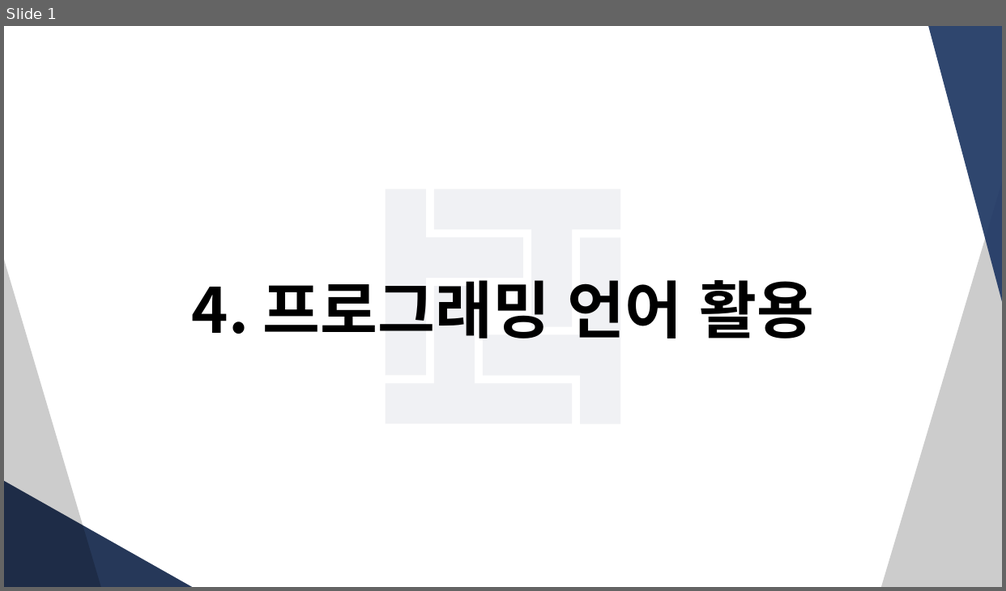
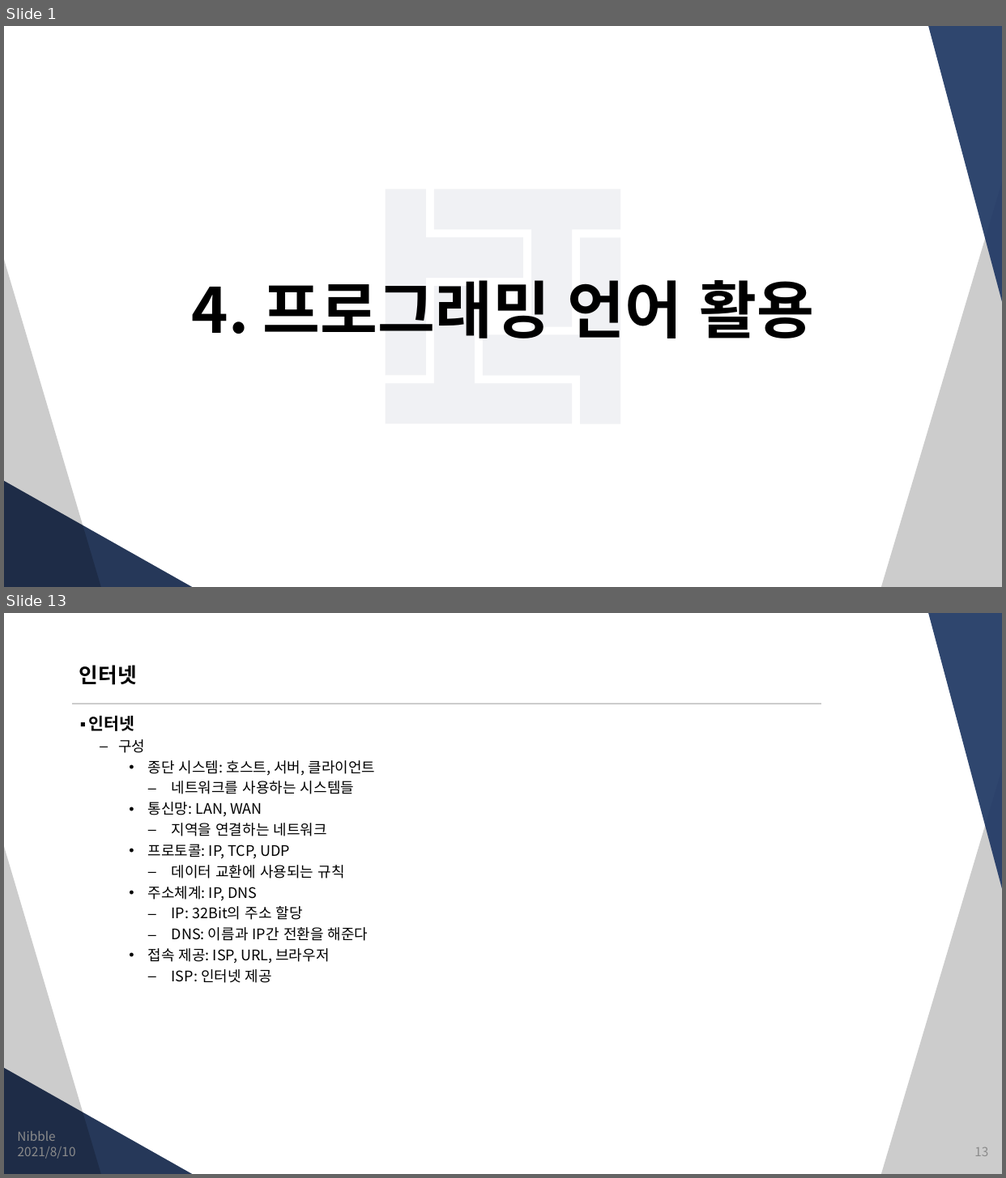
Before and after one commit to JungSangHyeon/2021-TIL, a slide deck: 정보처리기사/4. 프로그래밍 언어 활용.pptx. Shown one above the other, each under a label of ours: slide 1 before the commit, slides 1 and 13 after it; the slides between them are not shown. The pictures are 1006x591 and 1006x1178 pixels, drawn with LibreOffice and Linux fonts; fonts in the diff are those of the drawing. Boxes give left, top, right and bottom in pixels: in the first picture for what was removed or moved away, otherwise in the second. Text is boxed around its words. In the diff, an @@ line names an element or a change of style, - is before the commit and + after.

```diff
--- a/정보처리기사/4. 프로그래밍 언어 활용.pptx
+++ b/정보처리기사/4. 프로그래밍 언어 활용.pptx
@@ slide 13 added at box(4, 613, 1002, 1174), background #FFFFFF; not listed: 4 template elements that a slide beside it also shows @@
@@ title added at box(79, 665, 137, 685), 20 pt, text #000000, bold @@
+인터넷
@@ line added from (72, 704) to (821, 704), #CCCCCC 1.5 pt @@
@@ text added at box(89, 715, 376, 983), 14 pt, text #000000 @@
+▪ 인터넷
+  – 구성
+    • 종단 시스템: 호스트, 서버, 클라이언트
+      – 네트워크를 사용하는 시스템들
+    • 통신망: LAN, WAN
+      – 지역을 연결하는 네트워크
+    • 프로토콜: IP, TCP, UDP
+      – 데이터 교환에 사용되는 규칙
+    • 주소체계: IP, DNS
+      – IP: 32Bit의 주소 할당
+      – DNS: 이름과 IP간 전환을 해준다
+    • 접속 제공: ISP, URL, 브라우저
+      – ISP: 인터넷 제공
@@ text added at box(17, 1131, 55, 1141), 12 pt, text #8C8C8C @@
+Nibble
@@ text added at box(18, 1147, 76, 1159), 12 pt, text #8C8C8C @@
+2021/8/10
@@ page number added at box(974, 1148, 988, 1157), 12 pt, text #8C8C8C @@
+13
```
Also in this commit, not shown: 8 slides changed, 5 other slides added.
